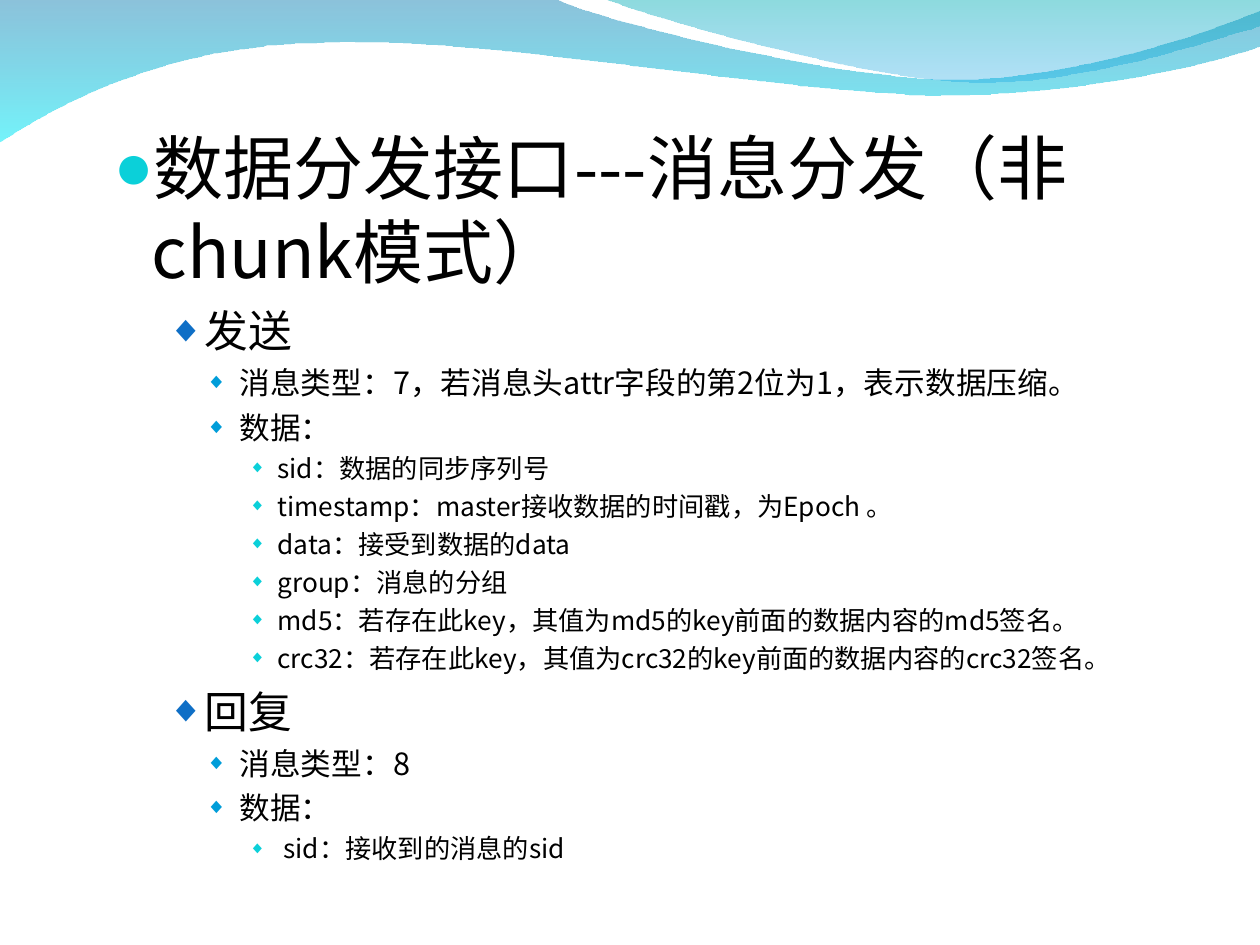
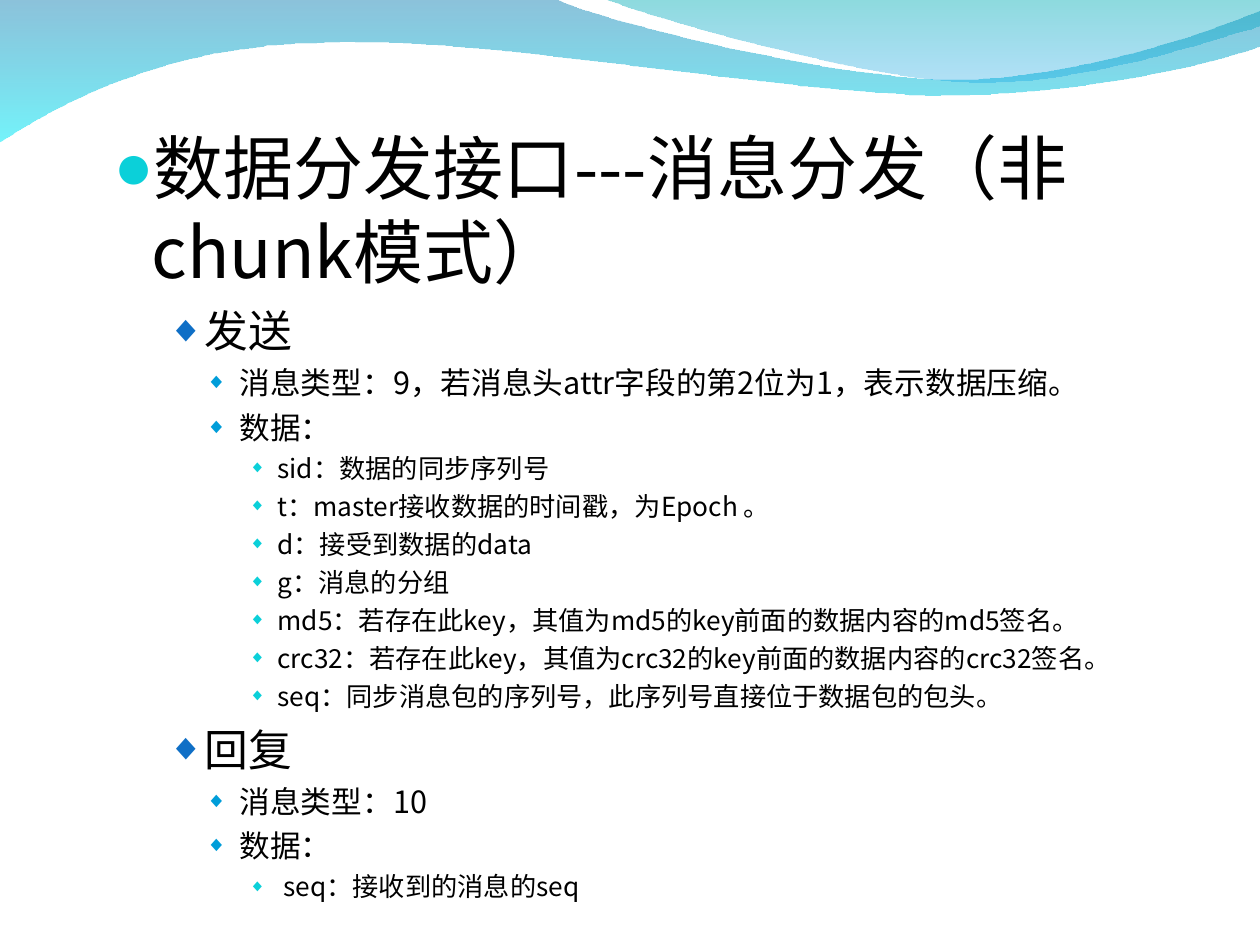
Before and after one commit to burstas/cwinux-mq, a slide deck: slide 18 of mq/doc/mq_introduce.ppt (slide 17 before the commit). Drawn at 1260x945 pixels with LibreOffice and Linux fonts; fonts in the diff are those of the drawing; background and template pictures are left out. Boxes give left, top, right and bottom in pixels: in the first picture for what was removed or moved away, otherwise in the second. Text is boxed around its words. In the diff, an @@ line names an element or a change of style, - is before the commit and + after.

```diff
--- a/mq/doc/mq_introduce.ppt
+++ b/mq/doc/mq_introduce.ppt
@@ text at <box>239,368,1078,397</box>: text changed @@
-    ◆ 消息类型：7，若消息头attr字段的第2位为1，表示数据压缩。
+    ◆ 消息类型：9，若消息头attr字段的第2位为1，表示数据压缩。
@@ text at <box>277,494,770,599</box>: text changed @@
-      ◆ timestamp：master接收数据的时间戳，为Epoch 。
-      ◆ data：接受到数据的data
-      ◆ group：消息的分组
+      ◆ t：master接收数据的时间戳，为Epoch 。
+      ◆ d：接受到数据的data
+      ◆ g：消息的分组
@@ text at <box>277,683,1002,712</box>: paragraph added @@
+      ◆ seq：同步消息包的序列号，此序列号直接位于数据包的包头。
@@ text at <box>239,787,427,816</box>: text changed @@
-    ◆ 消息类型：8
+    ◆ 消息类型：10
@@ text at <box>283,873,579,902</box>: text changed @@
-      ◆ sid：接收到的消息的sid
+      ◆ seq：接收到的消息的seq
```
Also in this commit, not shown: 13 other slides changed, 2 slides added, 1 slide removed, 1 other file.
